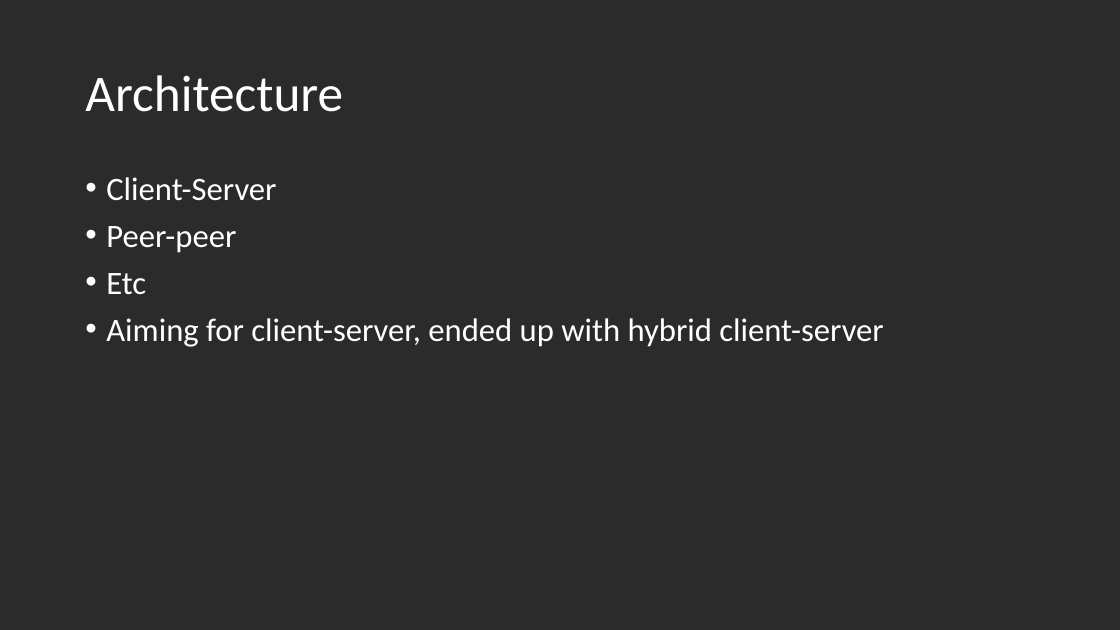
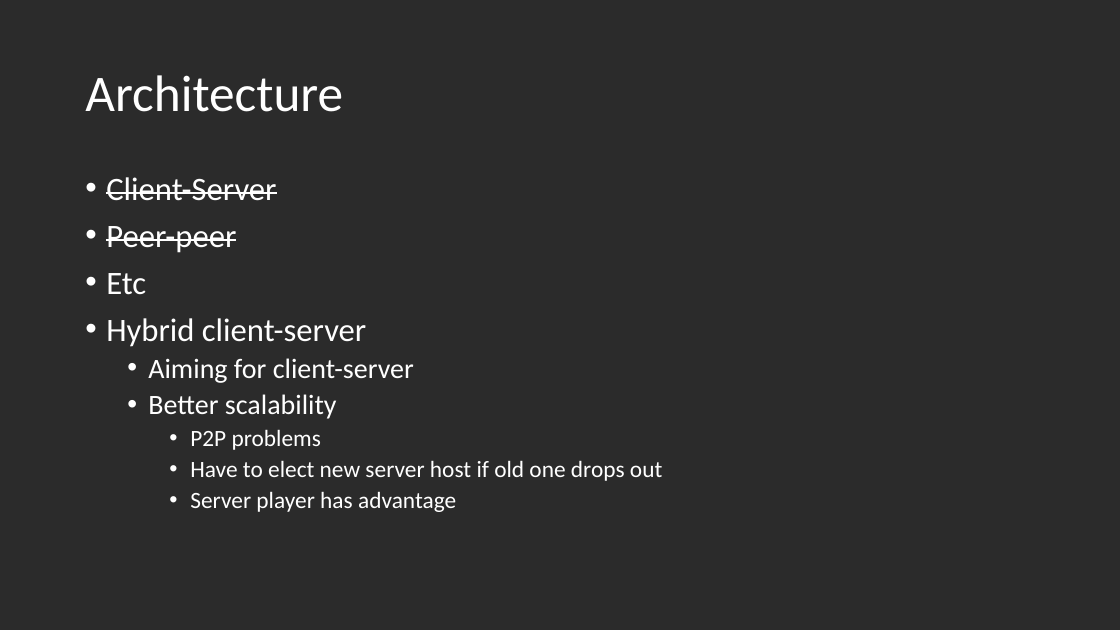
Before and after one commit to Shorte240/SFMLNetworking-Sim, a slide deck: slide 2 of SFMLNetworkingSim/CMP303 Presentation - Fraser Barker(1600196).pptx. Drawn at 1120x630 pixels with LibreOffice and Linux fonts; fonts in the diff are those of the drawing; background and template pictures are left out; a plain dark background stands for a picture behind light text. Boxes give left, top, right and bottom in pixels: in the first picture for what was removed or moved away, otherwise in the second. Text is boxed around its words. In the diff, an @@ line names an element or a change of style, - is before the commit and + after.

Commit message:
Updating presentation

```diff
--- a/SFMLNetworkingSim/CMP303 Presentation - Fraser Barker(1600196).pptx
+++ b/SFMLNetworkingSim/CMP303 Presentation - Fraser Barker(1600196).pptx
@@ text at bbox=[106, 177, 276, 253]: strikethrough on in "Client-Server", "Peer-peer" @@
@@ text at bbox=[106, 318, 662, 512]: text changed; size 28 to 20 pt @@
-• Aiming for client-server, ended up with hybrid client-server
+• Hybrid client-server
+  • Aiming for client-server
+  • Better scalability
+    • P2P problems
+    • Have to elect new server host if old one drops out
+    • Server player has advantage
```
Also in this commit, not shown: 3 other slides changed.
